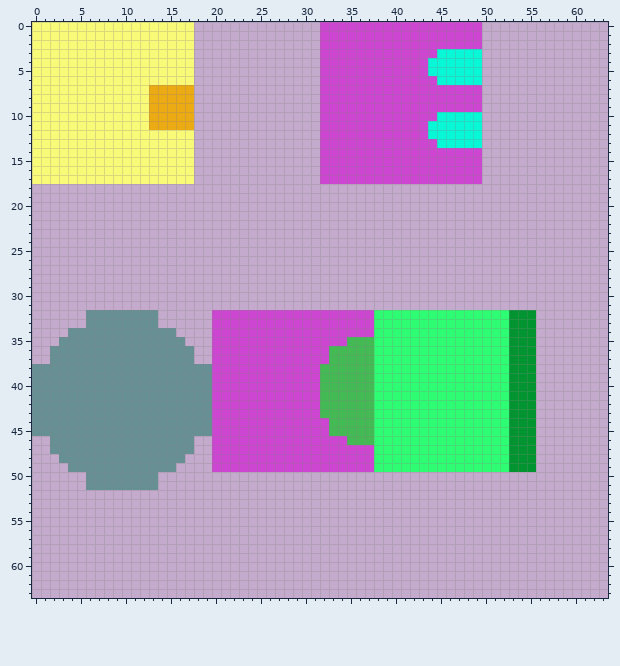
Two versions of one pixel-art sprite, images/shared-0-sheet4.png. That is the earlier state.
The file is 64x64 pixels.
Now the later version:
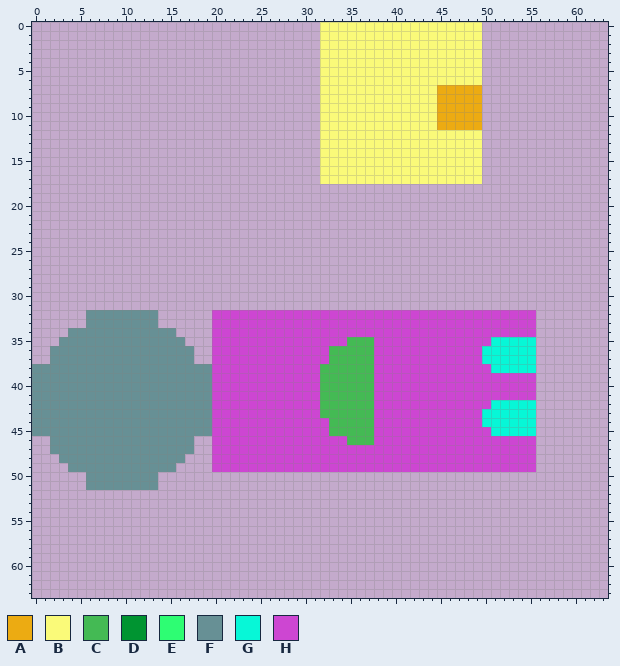
Palette (. is transparent): A #ecab12  B #fafa79  C #44ba54  D #009431  E #2efd73  F #679095  G #07f7d7  H #cd46d2
Changes in this commit:
Changed rows in their new state; - is an unchanged pixel.
first column x 0:
 0 ..................--------------BBBBBBBBBBBBBBBBBB
 1 ..................--------------BBBBBBBBBBBBBBBBBB
 2 ..................--------------BBBBBBBBBBBBBBBBBB
 3 ..................--------------BBBBBBBBBBBBBBBBBB
 4 ..................--------------BBBBBBBBBBBBBBBBBB
 5 ..................--------------BBBBBBBBBBBBBBBBBB
 6 ..................--------------BBBBBBBBBBBBBBBBBB
 7 ..................--------------BBBBBBBBBBBBBAAAAA
 8 ..................--------------BBBBBBBBBBBBBAAAAA
 9 ..................--------------BBBBBBBBBBBBBAAAAA
10 ..................--------------BBBBBBBBBBBBBAAAAA
11 ..................--------------BBBBBBBBBBBBBAAAAA
12 ..................--------------BBBBBBBBBBBBBBBBBB
13 ..................--------------BBBBBBBBBBBBBBBBBB
14 ..................--------------BBBBBBBBBBBBBBBBBB
15 ..................--------------BBBBBBBBBBBBBBBBBB
16 ..................--------------BBBBBBBBBBBBBBBBBB
17 ..................--------------BBBBBBBBBBBBBBBBBB
first column x 38:
32 HHHHHHHHHHHHHHHHHH
33 HHHHHHHHHHHHHHHHHH
34 HHHHHHHHHHHHHHHHHH
35 HHHHHHHHHHHHHGGGGG
36 HHHHHHHHHHHHGGGGGG
37 HHHHHHHHHHHHGGGGGG
38 HHHHHHHHHHHHHGGGGG
39 HHHHHHHHHHHHHHHHHH
40 HHHHHHHHHHHHHHHHHH
41 HHHHHHHHHHHHHHHHHH
42 HHHHHHHHHHHHHGGGGG
43 HHHHHHHHHHHHGGGGGG
44 HHHHHHHHHHHHGGGGGG
45 HHHHHHHHHHHHHGGGGG
46 HHHHHHHHHHHHHHHHHH
47 HHHHHHHHHHHHHHHHHH
48 HHHHHHHHHHHHHHHHHH
49 HHHHHHHHHHHHHHHHHH
